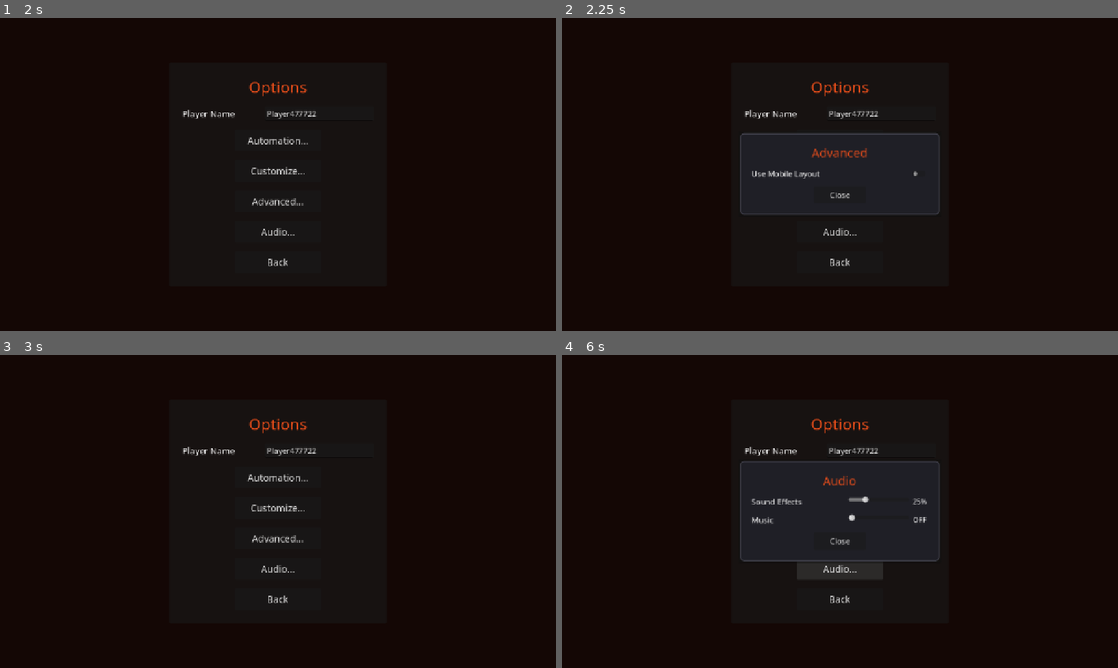
Above: before the commit, frames 1-4 (two rows, left to right).
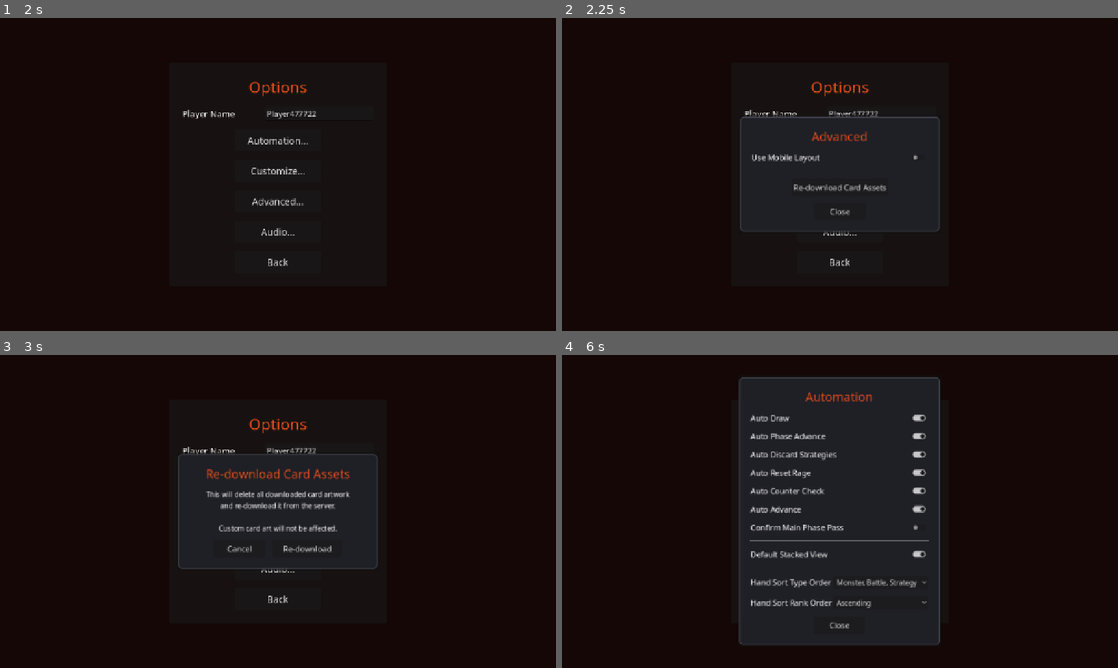
Above: after the commit, the same moments.

Repository: hunterdurbin/godzilla-sim
Game: Godot game, scene res://scenes/ui/LoadingScreen.tscn
The game is run twice, just before and just after one commit, with the same random seed, the same clock (stepped at 60 frames per second) and the same inputs.
Inputs (mouse positions are in pixels of both pictures, inside the frame that each line leads up to):
- Up to frame 1 (2 s): click "Skip" at 0.5 s; click "Options" at 1.25 s
- Up to frame 2 (2.25 s): click "Advanced..." at 2 s
- Up to frame 3 (3 s): click (278, 524) at 2.75 s, where only the run after the commit has a clickable "Re-download Card Assets"
- Up to frame 4 (6 s): click (801, 549) at 3.5 s, where only the run after the commit has a clickable "Cancel"; click "Automation..." at 4.25 s; click "Customize..." at 5 s; click "Audio..." at 5.75 s

Frame 1 is identical in both runs. In frame 2, 1.6% of the frame differs, in the area x 32-68%, y 30-69%; in frame 3, 2.6%; in frame 4, 9.5%, in the area x 31-68%, y 7-93%.

Commit message:
Add re-download card assets option in Advanced settings (#163)
Adds a "Re-download Card Assets" button to Options > Advanced with a
confirmation dialog. Clears only API-downloaded artwork (user://CardContent/Artwork),
preserving custom card art, then navigates to the loading screen to re-download.

Co-Authored-By: Claude Opus 4.6 (1M context) <noreply@anthropic.com>

Diff:
--- a/scenes/ui/options.gd
+++ b/scenes/ui/options.gd
@@ -813,7 +813,65 @@
 
 	_add_toggle_row(vbox, "Use Mobile Layout", "use_mobile_layout")
 
+	vbox.add_child(HSeparator.new())
+
+	var redownload_btn := Button.new()
+	redownload_btn.text = "Re-download Card Assets"
+	redownload_btn.custom_minimum_size = Vector2(200, 40)
+	redownload_btn.size_flags_horizontal = Control.SIZE_SHRINK_CENTER
+	redownload_btn.add_theme_font_size_override("font_size", 18)
+	redownload_btn.pressed.connect(func():
+		SfxManager.play("ui_click")
+		popup.hide()
+		_show_redownload_confirm()
+	)
+	vbox.add_child(redownload_btn)
+
 	_add_close_button(vbox, popup)
+	_show_modal(popup)
+
+
+func _show_redownload_confirm() -> void:
+	var modal_parts := _create_modal("Re-download Card Assets")
+	var popup: PopupPanel = modal_parts[0]
+	var vbox: VBoxContainer = modal_parts[1]
+
+	var info := Label.new()
+	info.text = "This will delete all downloaded card artwork\nand re-download it from the server.\n\nCustom card art will not be affected."
+	info.horizontal_alignment = HORIZONTAL_ALIGNMENT_CENTER
+	info.add_theme_font_size_override("font_size", 16)
+	vbox.add_child(info)
+
+	var btn_row := HBoxContainer.new()
+	btn_row.alignment = BoxContainer.ALIGNMENT_CENTER
+	btn_row.add_theme_constant_override("separation", 16)
+
+	var cancel_btn := Button.new()
+	cancel_btn.text = "Cancel"
+	cancel_btn.custom_minimum_size = Vector2(120, 40)
+	cancel_btn.size_flags_horizontal = Control.SIZE_SHRINK_CENTER
+	cancel_btn.add_theme_font_size_override("font_size", 18)
+	cancel_btn.pressed.connect(func():
+		SfxManager.play("ui_click")
+		popup.hide()
+	)
+	btn_row.add_child(cancel_btn)
+
+	var confirm_btn := Button.new()
+	confirm_btn.text = "Re-download"
+	confirm_btn.custom_minimum_size = Vector2(160, 40)
+	confirm_btn.size_flags_horizontal = Control.SIZE_SHRINK_CENTER
+	confirm_btn.add_theme_font_size_override("font_size", 18)
+	confirm_btn.pressed.connect(func():
+		SfxManager.play("ui_click")
+		ArtworkDownloader.clear_downloaded_artwork()
+		_CardScript.clear_texture_cache()
+		popup.hide()
+		NetworkManager.change_scene("res://scenes/ui/LoadingScreen.tscn")
+	)
+	btn_row.add_child(confirm_btn)
+
+	vbox.add_child(btn_row)
 	_show_modal(popup)
 
 
--- a/scripts/artwork_downloader.gd
+++ b/scripts/artwork_downloader.gd
@@ -19,6 +19,33 @@
 func _ready() -> void:
 	_http = HTTPRequest.new()
 	add_child(_http)
+
+
+func clear_downloaded_artwork() -> void:
+	var dir := DirAccess.open(ARTWORK_BASE_PATH)
+	if dir == null:
+		return
+	dir.list_dir_begin()
+	var entry := dir.get_next()
+	while not entry.is_empty():
+		if dir.current_is_dir() and entry != "." and entry != "..":
+			_remove_dir_contents(ARTWORK_BASE_PATH.path_join(entry))
+		entry = dir.get_next()
+	dir.list_dir_end()
+	print("[ArtworkDownloader] Cleared all downloaded artwork from %s" % ARTWORK_BASE_PATH)
+
+
+func _remove_dir_contents(path: String) -> void:
+	var dir := DirAccess.open(path)
+	if dir == null:
+		return
+	dir.list_dir_begin()
+	var file_name := dir.get_next()
+	while not file_name.is_empty():
+		if not dir.current_is_dir():
+			dir.remove(file_name)
+		file_name = dir.get_next()
+	dir.list_dir_end()
 
 
 func start_download() -> void:
